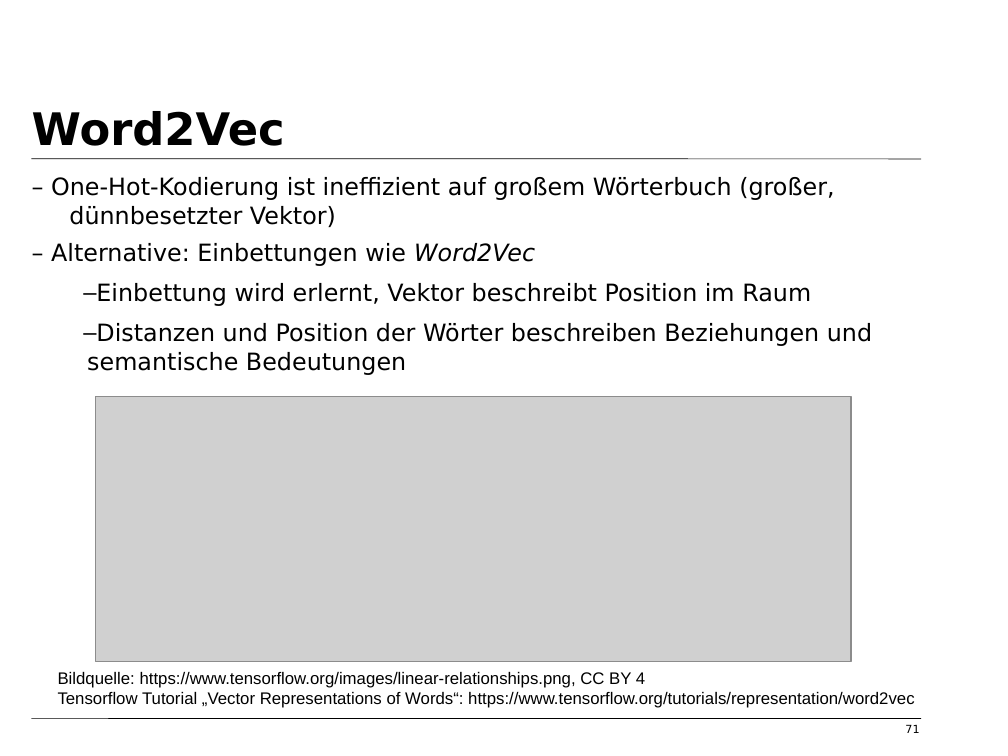
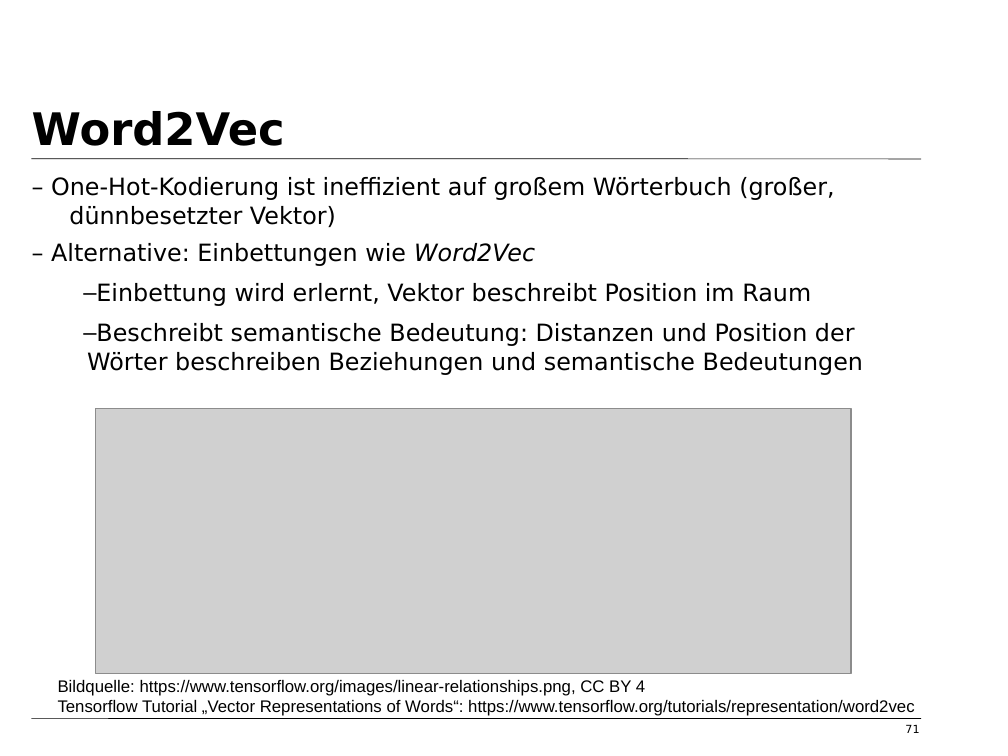
Before and after one commit to tfassbender/deep_learning_team_rnn, a slide deck: slide 71 of vorlesung/vorlesung_rnn_final.odp. Drawn at 1008x756 pixels with LibreOffice and Linux fonts; fonts in the diff are those of the drawing; grey boxes stand for pictures; background and template pictures are left out. Boxes give left, top, right and bottom in pixels: in the first picture for what was removed or moved away, otherwise in the second. Text is boxed around its words. In the diff, an @@ line names an element or a change of style, - is before the commit and + after.

```diff
--- a/vorlesung/vorlesung_rnn_final.odp
+++ b/vorlesung/vorlesung_rnn_final.odp
@@ text at box(87, 323, 863, 375): text changed @@
-  – Distanzen und Position der Wörter beschreiben Beziehungen und semantische Bedeutungen
+  – Beschreibt semantische Bedeutung: Distanzen und Position der Wörter beschreiben Beziehungen und semantische Bedeutungen
@@ picture: place and size @@
-picture at box(96, 397, 852, 661)
+picture at box(96, 409, 852, 673)
@@ text "Bildquelle: https://www.tensorflow.org/images/linear-relatio ...": place and size @@
-text "Bildquelle: https://www.tensorflow.org/images/linear-relatio ..." at box(58, 672, 914, 708)
+text "Bildquelle: https://www.tensorflow.org/images/linear-relatio ..." at box(58, 680, 914, 716)
```
Also in this commit, not shown: 9 other slides changed, 1 slide added, 1 slide removed, 3 other files.
